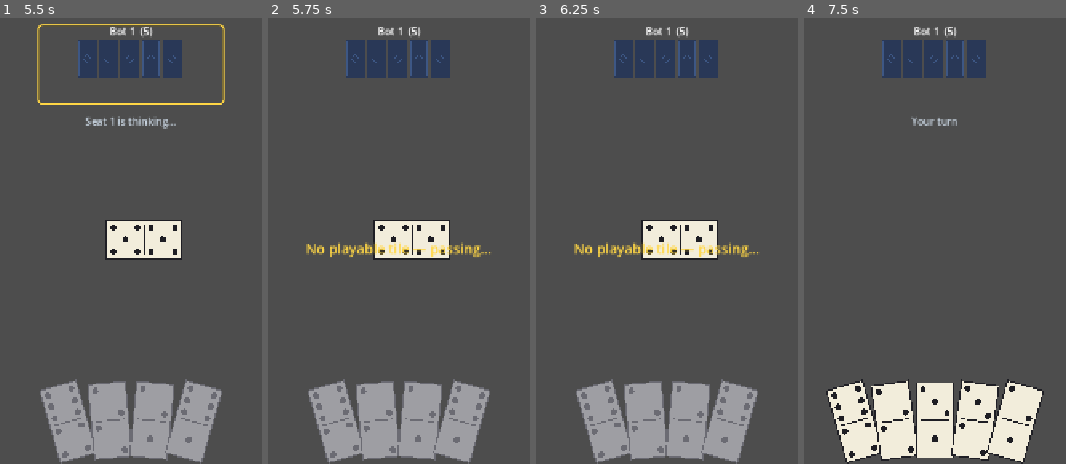
Above: before the commit, frames 1-4 (left to right).
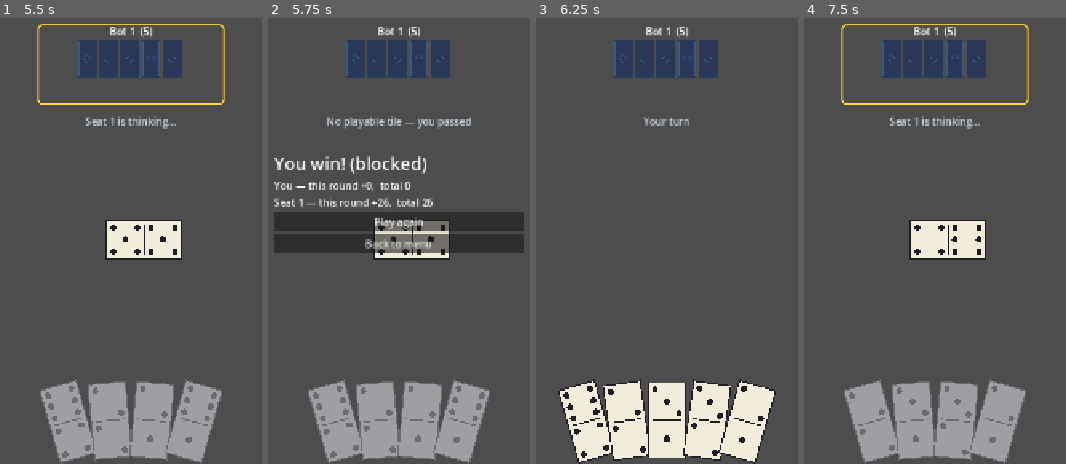
Above: after the commit, the same moments.

Repository: opan/gaple-game
Game: Godot game, scene res://main.tscn
Same seed, same stepped clock (60 frames per second), same inputs: the game is played once before the commit and once after it.
Inputs (mouse positions are in pixels of both pictures, inside the frame that each line leads up to):
- Up to frame 1 (5.5 s): click "1 bot" at 0.5 s; tap Enter at 1.25, 2.75, 4.25 s; drag from (49, 423) to (212, 138) at 1.27 s; tap Space at 2, 3.5, 5 s; drag from (91, 419) to (91, 330) at 2.02 s; move the mouse to (131, 419) at 2.77 s; tap Ctrl at 2.85 s; click (131, 419) at 2.92 s; drag from (170, 419) to (outside the picture) at 3.52 s; drag from (212, 423) to (170, 241) at 4.27 s; drag from (144, 241) to (10, 125) at 5.02 s
- Up to frame 2 (5.75 s): no input
- Up to frame 3 (6.25 s): click (667, 223) at 5.75 s, where only the run after the commit has a clickable "Play again"
- Up to frame 4 (7.5 s): move the mouse to (872, 423) at 6.52 s; hold Shift 6.53-7.25 s; click (872, 423) at 6.67 s; click (935, 223) at 7.25 s, where only the run before the commit has a clickable "Play again"

Frame 1 is identical in both runs. In frame 2, 11% of the frame differs, in the area x 2-98%, y 21-54%; in frame 3, 17%; in frame 4, 17%, in the area x 8-92%, y 1-100%.

Commit message:
phase 4 in progress
Signed-off-by: opan <opan.neutron@gmail.com>

Diff:
--- a/client/local_game_driver.gd
+++ b/client/local_game_driver.gd
@@ -59,6 +59,11 @@
 	_drive()
 
 
+## GameClient interface parity with NetworkConnection; nothing to do locally.
+func leave() -> void:
+	pass
+
+
 func submit_pass() -> void:
 	_apply({"type": "pass", "seat": _human_seat})
 	_drive()
@@ -85,20 +90,23 @@
 	_emit(a["turn_started"])
 
 
-## Play out bot turns until it is the human's turn or the round ends.
+## Play out every seat the driver can act for (bots, and the human when stuck —
+## auto-pass, matching the server Room) until the human has a real choice or the
+## round ends. The client therefore never sends a pass.
 func _drive() -> void:
 	if _driving:
 		return
 	_driving = true
 	while _game.state.is_active():
 		var seat := _game.state.current_seat
-		if seat == _human_seat:
+		var legal := _game.legal_moves(seat)
+		if seat == _human_seat and not legal.is_empty():
 			break
-		if bot_delay.y > 0.0:
+		if seat != _human_seat and bot_delay.y > 0.0:
 			await get_tree().create_timer(_rng.randf_range(bot_delay.x, bot_delay.y)).timeout
 			if not _game.state.is_active():
 				break
-		var legal := _game.legal_moves(seat)
+			legal = _game.legal_moves(seat)
 		if legal.is_empty():
 			_apply({"type": "pass", "seat": seat})
 		else:
--- a/client/scenes/game_table.gd
+++ b/client/scenes/game_table.gd
@@ -17,14 +17,11 @@
 const BOARD_RECT := Rect2(330, 250, 620, 200)
 const HAND_RECT := Rect2(330, 470, 620, 240)
 
-## How long the "No playable tile — passing…" banner shows before auto-passing.
-## Tests set this to 0 to run fast.
-var human_pass_delay := 1.5
-
-## Bot "thinking" delay, applied to the driver. Tests/screenshots set ZERO.
+## Bot "thinking" delay, applied to the local driver. Tests/screenshots set ZERO.
 var bot_delay := Vector2(0.8, 2.0)
 
-var _driver: LocalGameDriver
+var _client: Node                    # a GameClient: LocalGameDriver or NetworkConnection
+var _my_seat: int = -1               # learned from the `hand` message
 var _board: BoardLine
 var _hand: Hand
 var _seats: Dictionary = {}          # logical seat -> OpponentSeat
@@ -72,17 +69,24 @@
 	_banner.visible = false
 
 
-## Entry point used by the menu. Adds a driver and deals the first round.
+## Practice entry point: create a local driver, bind, and deal the first round.
 func start_game(num_players: int, game_seed: int = -1) -> void:
-	_driver = LocalGameDriver.new()
-	_driver.bot_delay = bot_delay
-	add_child(_driver)
-	_driver.event_received.connect(_on_event)
-	_driver.start(num_players, 0, game_seed)
-
-
-func get_driver() -> LocalGameDriver:
-	return _driver
+	var driver := LocalGameDriver.new()
+	driver.bot_delay = bot_delay
+	add_child(driver)
+	bind(driver)
+	driver.start(num_players, 0, game_seed)
+
+
+## Network entry point: bind to an already-connected client (the menu/lobby owns
+## starting it). The table is source-agnostic — it only consumes wire events.
+func bind(client: Node) -> void:
+	_client = client
+	_client.event_received.connect(_on_event)
+
+
+func get_driver() -> Node:
+	return _client
 
 
 ## Play the human's first legal move if it's their turn. Powers an AFK/auto
@@ -106,13 +110,18 @@
 		Protocol.S_GAME_STARTED:
 			_on_game_started(msg)
 		Protocol.S_HAND:
-			_human_hand = msg["tile_ids"].duplicate()
+			_my_seat = int(msg.get("seat", _my_seat))
+			_human_hand = _to_ints(msg["tile_ids"])
 		Protocol.S_PUBLIC_STATE:
 			_on_public_state(msg["state"])
 		Protocol.S_TILE_PLAYED:
 			_on_tile_played(msg)
 		Protocol.S_PLAYER_PASSED:
-			_flash_status("Seat %d passed" % msg["seat"])
+			# The server/driver auto-passes; we react rather than send a pass.
+			if int(msg["seat"]) == _my_seat:
+				_flash_status("No playable tile — you passed")
+			else:
+				_flash_status("Seat %d passed" % int(msg["seat"]))
 		Protocol.S_TURN_STARTED:
 			_on_turn_started(msg["seat"])
 		Protocol.S_ROUND_OVER:
@@ -152,7 +161,7 @@
 	_right_end = msg["new_right_end"]
 	_board.set_line(_line, _left_end, _right_end)
 
-	if seat == _driver.human_seat():
+	if seat == _my_seat:
 		_human_hand.erase(tid)
 	elif _seats.has(seat):
 		_seats[seat].set_count(msg["remaining_count"])
@@ -162,20 +171,19 @@
 	for s: int in _seats:
 		_seats[s].set_active(s == seat)
 
-	if seat != _driver.human_seat():
+	if seat != _my_seat:
 		_ui = Ui.WAITING
 		_status.text = "Seat %d is thinking…" % seat
 		_hand.set_hand(_human_hand, {})   # not our turn: all disabled
 		return
 
-	_moves = _driver.legal_moves_for_human()
+	# Compute our own highlights from the local view (server stays authoritative).
+	_moves = _legal_moves_for_me()
 	if _moves.is_empty():
+		# A forced pass is incoming from the driver/server; just wait for it.
+		_ui = Ui.WAITING
 		_status.text = ""
-		_show_banner("No playable tile — passing…")
-		await get_tree().create_timer(human_pass_delay).timeout
-		_hide_banner()
-		if is_instance_valid(_driver):
-			_driver.submit_pass()
+		_hand.set_hand(_human_hand, {})
 		return
 
 	_ui = Ui.IDLE
@@ -229,7 +237,7 @@
 	_ui = Ui.WAITING
 	_board.highlight_ends(false, false)
 	_hide_banner()
-	_driver.submit_play(tile_id, end_side)
+	_client.submit_play(tile_id, end_side)
 
 
 func _ends_for(tile_id: int) -> Array:
@@ -238,6 +246,19 @@
 		if m["tile_id"] == tile_id:
 			ends.append(m["end"])
 	return ends
+
+
+## Our legal moves, computed locally from the public view + our hand (the server
+## stays authoritative). Source-agnostic — works for local and online play.
+func _legal_moves_for_me() -> Array:
+	return Legal.moves_for(_left_end, _right_end, _line.is_empty(), _opening_tile_id, _human_hand)
+
+
+func _to_ints(arr: Array) -> Array:
+	var out: Array = []
+	for x in arr:
+		out.append(int(x))
+	return out
 
 
 # --- layout / chrome -----------------------------------------------------
@@ -317,7 +338,7 @@
 	title.add_theme_font_size_override("font_size", 28)
 	if reason == "ABORTED":
 		title.text = "Round ended"
-	elif winner == _driver.human_seat():
+	elif winner == _my_seat:
 		title.text = "You win! (%s)" % reason.to_lower()
 	else:
 		title.text = "Seat %d wins (%s)" % [winner, reason.to_lower()]
@@ -327,7 +348,7 @@
 	var scores: Array = msg.get("scores", [])
 	for seat in range(scoreboard.size()):
 		var row := Label.new()
-		var who := "You" if seat == _driver.human_seat() else "Bot %d" % seat
+		var who := "You" if seat == _my_seat else "Seat %d" % seat
 		var this_round: int = scores[seat] if seat < scores.size() else 0
 		row.text = "%s — this round +%d,  total %d" % [who, this_round, scoreboard[seat]]
 		box.add_child(row)
@@ -347,7 +368,7 @@
 
 func _on_play_again() -> void:
 	_clear_overlay()
-	_driver.play_again()
+	_client.play_again()
 
 
 func _clear_overlay() -> void:
--- a/core/gaple_game.gd
+++ b/core/gaple_game.gd
@@ -89,34 +89,12 @@
 ## Legal moves for `seat` right now. Each move: { "tile_id": int, "end": "L"|"R" }.
 ## Empty ⇒ the seat has no playable tile and must pass (GAME_RULES §5.6).
 func legal_moves(seat: int) -> Array:
-	var moves: Array = []
 	if not state.is_active() or seat != state.current_seat:
-		return moves
-
-	var hand: Array = state.hands[seat]
-
-	if state.line.is_empty():
-		# Opening move: the first tile goes down on the (conventional) left end.
-		if state.forced_opening_tile >= 0:
-			for t: Tile in hand:
-				if t.to_id() == state.forced_opening_tile:
-					moves.append({"tile_id": t.to_id(), "end": "L"})
-		else:
-			for t: Tile in hand:
-				moves.append({"tile_id": t.to_id(), "end": "L"})
-		return moves
-
-	var ends_equal := state.left_end == state.right_end
-	for t: Tile in hand:
-		var on_left := t.matches(state.left_end)
-		var on_right := t.matches(state.right_end)
-		if on_left:
-			moves.append({"tile_id": t.to_id(), "end": "L"})
-		# When both open ends show the same pip, L and R are equivalent board
-		# positions — don't list the redundant duplicate.
-		if on_right and not ends_equal:
-			moves.append({"tile_id": t.to_id(), "end": "R"})
-	return moves
+		return []
+	# Delegate to the pure helper shared with the client (PHASE_4_PLAN.md §4).
+	return Legal.moves_for(
+		state.left_end, state.right_end, state.line.is_empty(),
+		state.forced_opening_tile, state.hand_dict(seat))
 
 
 ## Apply one intent, mutating state. Returns
--- /dev/null
+++ b/core/legal.gd
@@ -0,0 +1,30 @@
+class_name Legal
+extends RefCounted
+## Legal-move computation from the open board + a hand of tile ids, with no full
+## GameState (PHASE_4_PLAN.md §4). The engine and the networked client both call
+## this, so their notion of "playable" provably matches. The server stays
+## authoritative — this only drives client highlights.
+
+
+## Moves for `hand_ids` given the board. `is_opening` = the line is empty;
+## `forced_tile_id` = the round-1 forced opener, or -1 for a free open / non-open.
+## Returns Array of { "tile_id": int, "end": "L"|"R" }, de-duped when both open
+## ends show the same pip (mirrors GapleGame.legal_moves exactly).
+static func moves_for(left_end: int, right_end: int, is_opening: bool, forced_tile_id: int, hand_ids: Array) -> Array:
+	var moves: Array = []
+
+	if is_opening:
+		# The first tile goes down on the (conventional) left end.
+		for tid in hand_ids:
+			if forced_tile_id < 0 or int(tid) == forced_tile_id:
+				moves.append({"tile_id": int(tid), "end": "L"})
+		return moves
+
+	var ends_equal := left_end == right_end
+	for tid in hand_ids:
+		var t := Tile.from_id(int(tid))
+		if t.matches(left_end):
+			moves.append({"tile_id": int(tid), "end": "L"})
+		if t.matches(right_end) and not ends_equal:
+			moves.append({"tile_id": int(tid), "end": "R"})
+	return moves
--- a/tests/unit/test_game_table.gd
+++ b/tests/unit/test_game_table.gd
@@ -6,10 +6,9 @@
 
 func _new_table(num_players: int, seed_value: int) -> GameTable:
 	var table := GameTable.new()
-	table.human_pass_delay = 0.0
+	table.bot_delay = Vector2.ZERO        # synchronous: set before the driver starts
 	add_child_autofree(table)
 	table.start_game(num_players, seed_value)
-	table.get_driver().bot_delay = Vector2.ZERO
 	return table
 
 
@@ -30,10 +29,9 @@
 
 func test_full_four_player_game_builds_three_opponent_seats() -> void:
 	var table := GameTable.new()
-	table.human_pass_delay = 0.0
+	table.bot_delay = Vector2.ZERO
 	add_child_autofree(table)
 	table.start_game(4, 99)
-	table.get_driver().bot_delay = Vector2.ZERO
 	# One OpponentSeat per non-local seat.
 	var seats := 0
 	for c in table.get_children():
--- a/tests/unit/test_game_table_scenarios.gd
+++ b/tests/unit/test_game_table_scenarios.gd
@@ -7,7 +7,6 @@
 func _table(num_players: int, seed_value: int) -> GameTable:
 	var t := GameTable.new()
 	t.bot_delay = Vector2.ZERO
-	t.human_pass_delay = 0.0
 	add_child_autofree(t)
 	t.start_game(num_players, seed_value)
 	return t
@@ -73,6 +72,6 @@
 	assert_gte(seed_value, 0, "found a seed where the human opens")
 
 	var t := _table(2, seed_value)
-	var moves := t.get_driver().legal_moves_for_human()
+	var moves: Array = t.get_driver().legal_moves_for_human()
 	assert_eq(moves.size(), 1, "opener may only play the forced tile")
 	assert_eq(moves[0]["tile_id"], forced, "and it is the forced opening tile")
--- /dev/null
+++ b/tests/unit/test_legal.gd
@@ -0,0 +1,57 @@
+extends GutTest
+## core/legal.gd — the client-side legal-move helper must match the engine.
+## (PHASE_4_PLAN.md §4)
+
+
+func test_opening_free_lists_every_tile_on_left() -> void:
+	var hand := [Tile.new(2, 5).to_id(), Tile.new(1, 1).to_id()]
+	var moves := Legal.moves_for(-1, -1, true, -1, hand)
+	assert_eq(moves.size(), 2)
+	for m in moves:
+		assert_eq(m["end"], "L")
+
+
+func test_opening_forced_lists_only_the_forced_tile() -> void:
+	var forced := Tile.new(6, 6).to_id()
+	var hand := [Tile.new(2, 5).to_id(), forced]
+	var moves := Legal.moves_for(-1, -1, true, forced, hand)
+	assert_eq(moves.size(), 1)
+	assert_eq(moves[0]["tile_id"], forced)
+
+
+func test_both_ends_and_equal_end_dedup() -> void:
+	# ends 2 and 5: 2|5 matches both → two moves; 2|1 → left only; 5|3 → right only.
+	var hand := [Tile.new(2, 5).to_id(), Tile.new(2, 1).to_id(), Tile.new(5, 3).to_id()]
+	assert_eq(Legal.moves_for(2, 5, false, -1, hand).size(), 4)
+	# ends 3 and 3: a 3|4 tile lists once (L), not twice.
+	var hand2 := [Tile.new(3, 4).to_id()]
+	var m2 := Legal.moves_for(3, 3, false, -1, hand2)
+	assert_eq(m2.size(), 1)
+	assert_eq(m2[0]["end"], "L")
+
+
+func test_matches_engine_over_random_play() -> void:
+	# At every step of many random games, the helper (fed only public info + the
+	# current hand) must produce exactly what the engine produces.
+	for i in range(300):
+		var n := 2 + (i % 3)
+		var g := GapleGame.new_round(n, i)
+		var rng := RandomNumberGenerator.new()
+		rng.seed = i * 6151
+		var steps := 0
+		while g.state.is_active() and steps < 200:
+			steps += 1
+			var seat := g.state.current_seat
+			var engine_moves := g.legal_moves(seat)
+			var client_moves := Legal.moves_for(
+				g.state.left_end, g.state.right_end, g.state.line.is_empty(),
+				g.state.forced_opening_tile, g.state.hand_dict(seat))
+			if engine_moves != client_moves:
+				fail_test("mismatch at game %d step %d" % [i, steps])
+				return
+			if engine_moves.is_empty():
+				g.apply({"type": "pass", "seat": seat})
+			else:
+				var m: Dictionary = engine_moves[rng.randi_range(0, engine_moves.size() - 1)]
+				g.apply({"type": "play", "seat": seat, "tile_id": m["tile_id"], "end": m["end"]})
+	assert_true(true, "helper matched the engine across 300 random games")
--- a/tools/screenshot.gd
+++ b/tools/screenshot.gd
@@ -27,7 +27,6 @@
 		get_root().set_content_scale_size(Vector2i(1280, 720))
 		_table = GameTable.new()
 		_table.bot_delay = Vector2.ZERO        # bots play instantly (board fills)
-		_table.human_pass_delay = 999.0        # if forced pass, just hold the banner
 		get_root().add_child(_table)
 		_table.start_game(_players, _seed)
 	elif _frames >= 6:
Not shown, added: core/legal.gd.uid
Not shown, added: tests/unit/test_legal.gd.uid
Not shown, changed: PLAN.md
Not shown, added: docs/PHASE_4_PLAN.md
